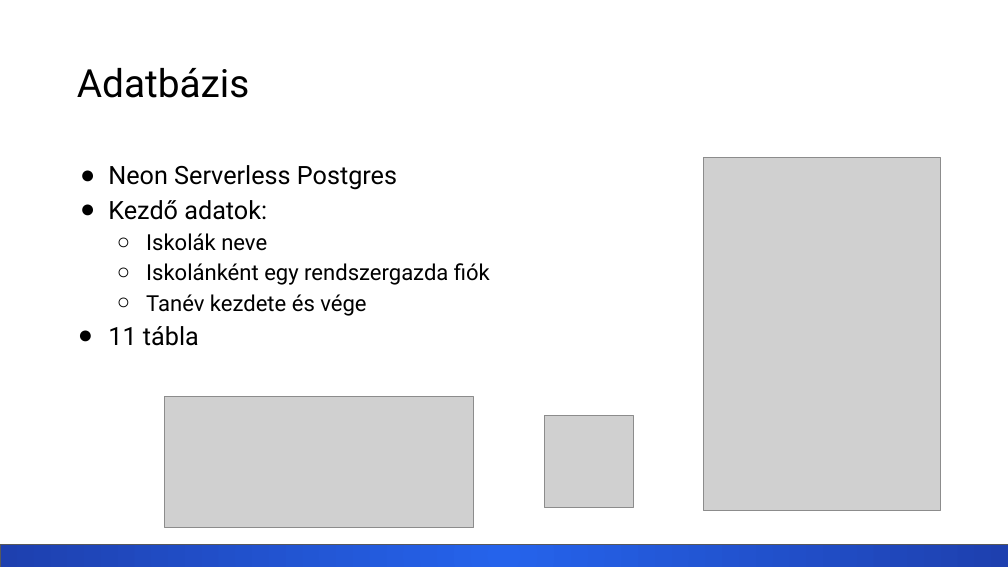
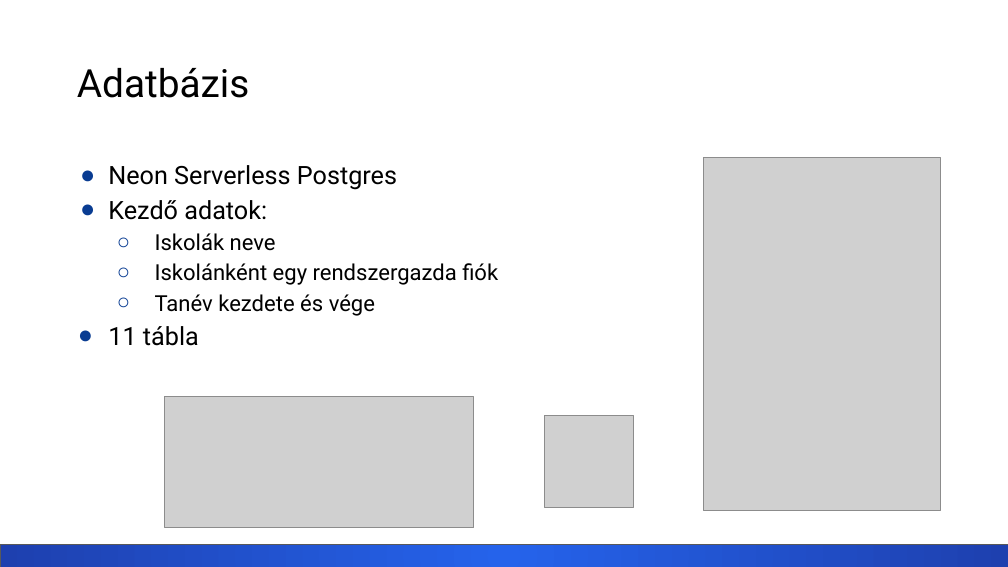
Before and after one commit to nagygabor123/vizsgaremek, a slide deck: slide 10 of Dokumentacio/Eloadas.pptx. Drawn at 1008x567 pixels with LibreOffice and Linux fonts; fonts in the diff are those of the drawing; grey boxes stand for pictures. Boxes give left, top, right and bottom in pixels: in the first picture for what was removed or moved away, otherwise in the second. Text is boxed around its words. In the diff, an @@ line names an element or a change of style, - is before the commit and + after.

```diff
--- a/Dokumentacio/Eloadas.pptx
+++ b/Dokumentacio/Eloadas.pptx
@@ text "Neon Serverless Postgres" at bbox=[108, 165, 498, 346]: bullet colour #000000 to #093C92; indent changed @@
```
Also in this commit, not shown: 12 other slides changed.
